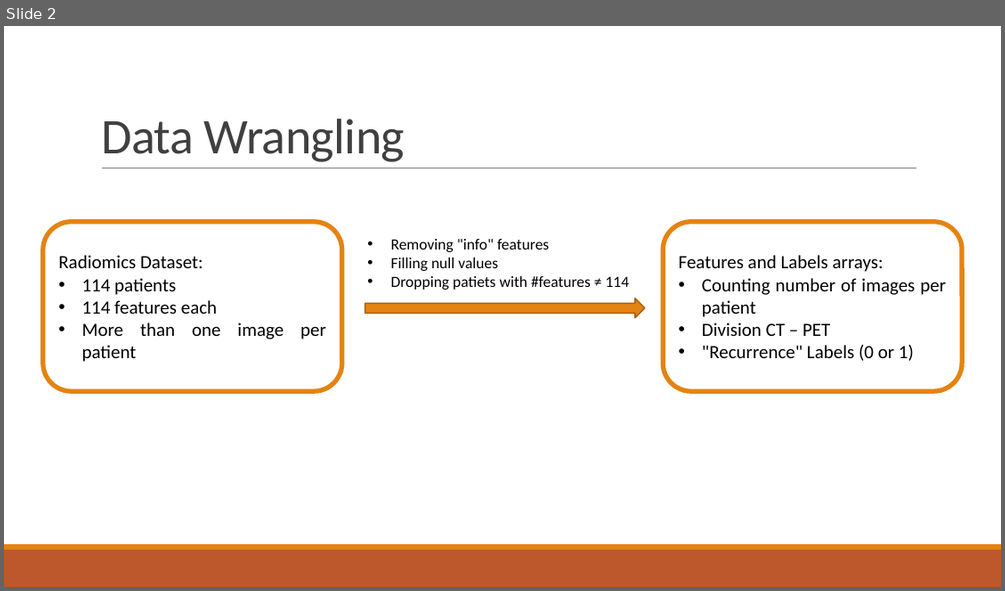
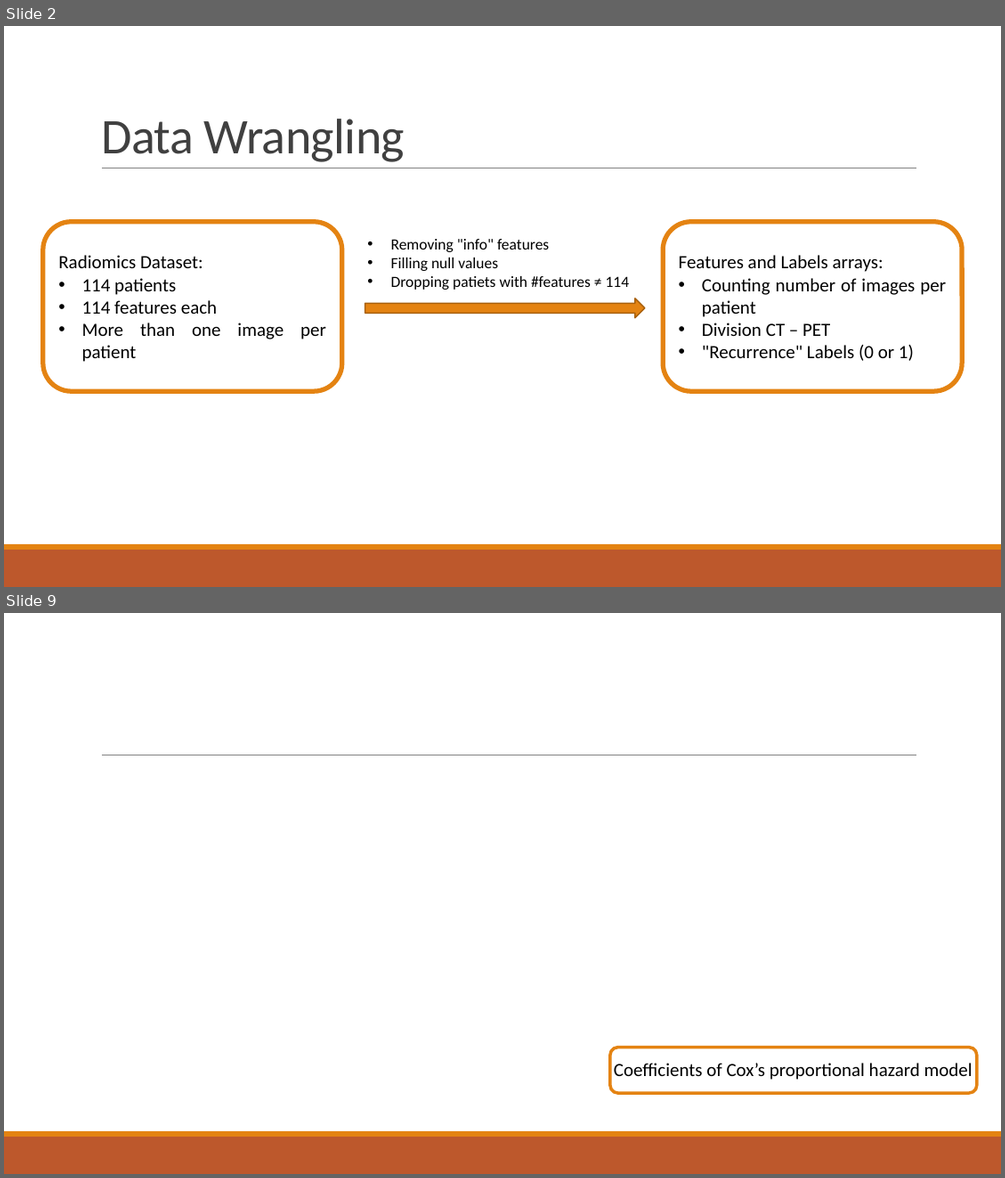
Before and after one commit to GianlucaCarlini/Pattern-Recognition, a slide deck: Pattern Recognition.pptx. Shown one above the other, each under a label of ours: slide 2 before the commit, slides 2 and 9 after it; the slides between them are not shown. The pictures are 1005x591 and 1005x1178 pixels, drawn with LibreOffice and Linux fonts; fonts in the diff are those of the drawing; background and template pictures are left out. Boxes give left, top, right and bottom in pixels: in the first picture for what was removed or moved away, otherwise in the second. Text is boxed around its words. In the diff, an @@ line names an element or a change of style, - is before the commit and + after.

```diff
--- a/Pattern Recognition.pptx
+++ b/Pattern Recognition.pptx
@@ slide 9 added at <box>4,613,1001,1174</box>, background picture (left out); not listed: 3 template elements that a slide beside it also shows @@
@@ rounded rectangle added at <box>610,1047,977,1093</box>, outline #E48312 3 pt @@
@@ text added at <box>614,1062,972,1079</box>, 18 pt, text #000000 @@
+Coefficients of Cox’s proportional hazard model
```
Also in this commit, not shown: 3 slides changed, 3 other slides added, 1 slide removed.
